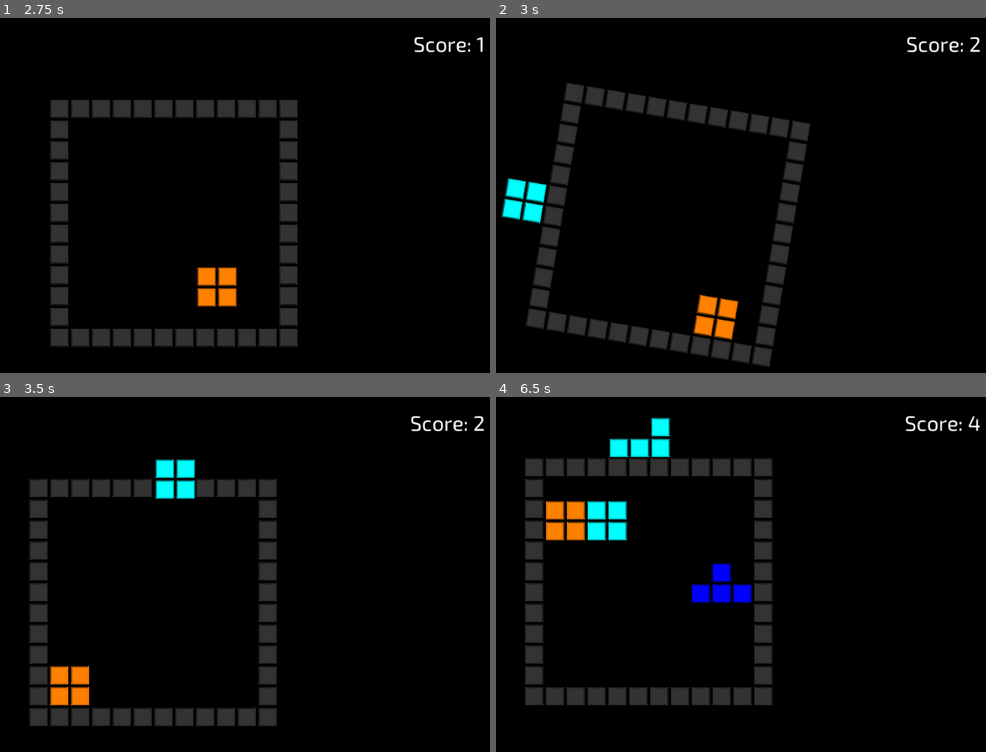
Above: before the commit, frames 1-4 (two rows, left to right).
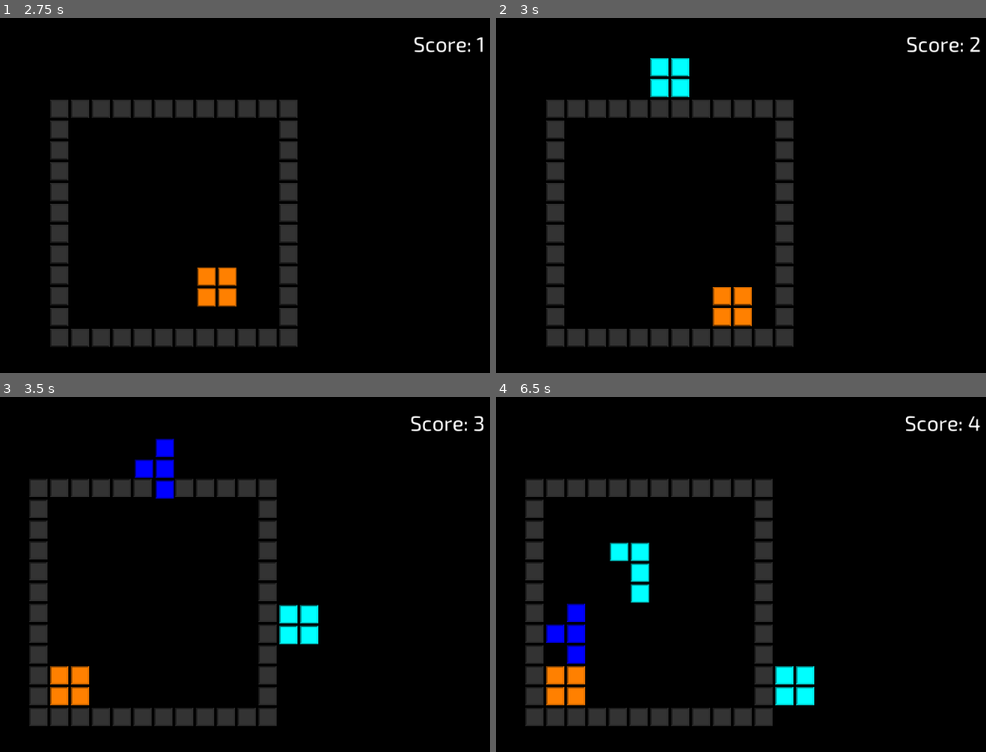
Above: after the commit, the same moments.

Repository: danielcannell/rotatris
Game: Godot game, scene res://Main.tscn
The game is run twice, just before and just after one commit, with the same random seed, the same clock (stepped at 60 frames per second) and the same inputs.
Inputs:
- Up to frame 1 (2.75 s): hold Right (move_right) 0.53-1.28 s; hold Left (move_left) 1.28-2.03 s; hold Right (move_right) from 2.03 s (still down)
- Up to frame 2 (3 s): keep holding Right (move_right)
- Up to frame 3 (3.5 s): keep holding Right (move_right)
- Up to frame 4 (6.5 s): release Right (move_right) at 3.53 s; hold Left (move_left) 3.53-5.78 s; hold Right (move_right) from 5.78 s (still down)

Frame 1 is identical in both runs. In frame 2, 11% of the frame differs, in the area x 1-65%, y 11-99%; in frame 3, 2.1%; in frame 4, 14%, in the area x 5-65%, y 5-93%.

Commit message:
Only rotate as we spawn a new block
This prevents the rotation happening when a falling brick is outside
the play area

Diff:
--- a/Playfield.gd
+++ b/Playfield.gd
@@ -34,16 +34,18 @@
     if self.time > Globals.TIME_TO_MOVE_1_SQUARE:
         self.time = fmod(self.time, Globals.TIME_TO_MOVE_1_SQUARE)
         update_block_positions()
-
         self.gravity_counter += 1
-        if self.gravity_counter >= Globals.MOVES_PER_GRAVITY_CHANGE:
-            self.gravity_counter = 0
-            self.rotate_gravity()
 
     update_camera(delta)
 
     if self.controlled_block == null:
         spawn_random_block()
+
+        # We do this here for now so that we don't rotate while the falling
+        # block is outside the grid
+        if self.gravity_counter >= Globals.MOVES_PER_GRAVITY_CHANGE:
+            self.gravity_counter = 0
+            self.rotate_gravity()
 
 
 # Update the grid coordinates of all blocks
